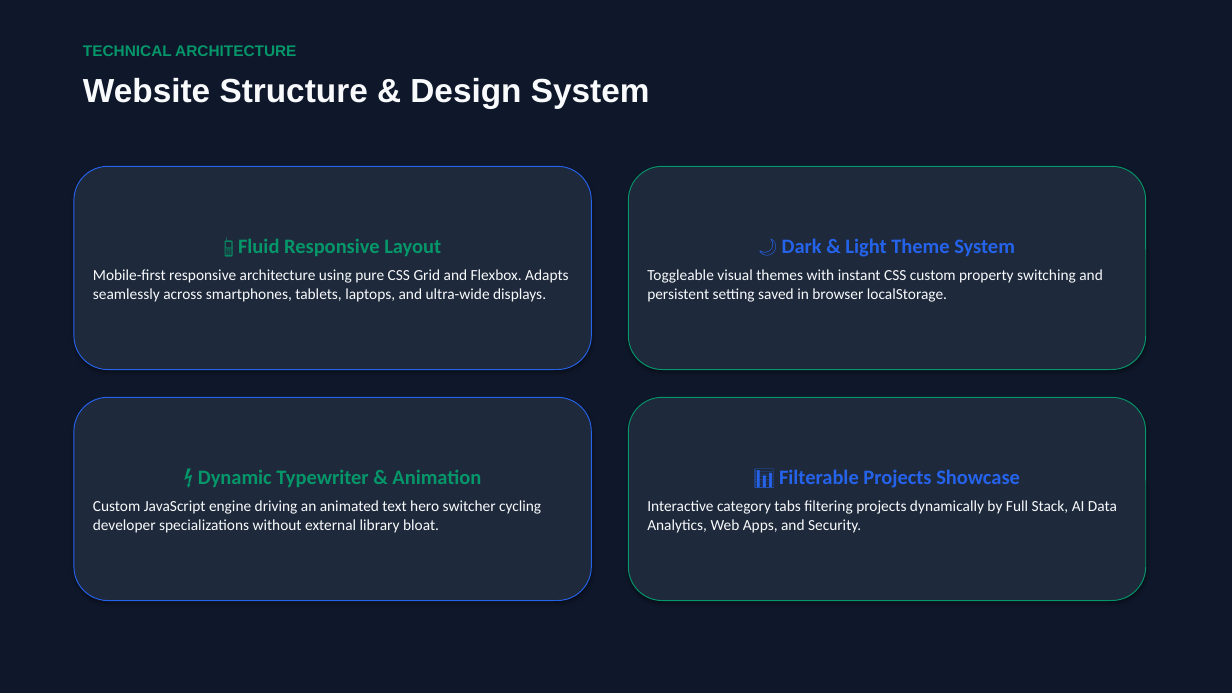
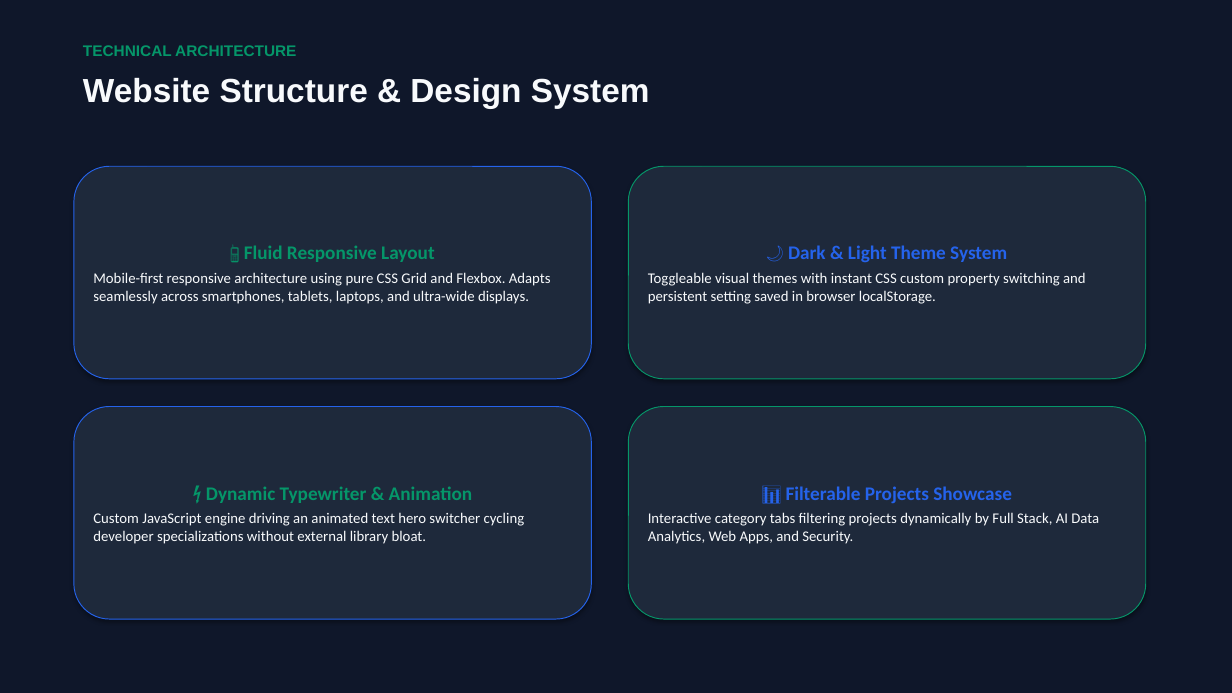
Before and after one commit to Shankarz9704/PORTFOLIO, a slide deck: slide 4 of Portfolio_Presentation_Bapanapalli_Shankar.pptx. Drawn at 1232x693 pixels with LibreOffice and Linux fonts; fonts in the diff are those of the drawing. Boxes give left, top, right and bottom in pixels: in the first picture for what was removed or moved away, otherwise in the second. Text is boxed around its words. In the diff, an @@ line names an element or a change of style, - is before the commit and + after.

```diff
--- a/Portfolio_Presentation_Bapanapalli_Shankar.pptx
+++ b/Portfolio_Presentation_Bapanapalli_Shankar.pptx
@@ rounded rectangle "📱 Fluid Responsive Layout": place and size @@
-rounded rectangle "📱 Fluid Responsive Layout" at [74, 166, 592, 370]
+rounded rectangle "📱 Fluid Responsive Layout" at [74, 166, 592, 379]
@@ rounded rectangle "📱 Fluid Responsive Layout" at [74, 166, 592, 379]: size 16 to 15 pt in "📱 Fluid Responsive Layout"; size 12 to 11.5 pt in "Mobile-first responsive architecture using pure CSS Grid ..."; less space between paragraphs @@
@@ rounded rectangle "🌙 Dark & Light Theme ...": place and size @@
-rounded rectangle "🌙 Dark & Light Theme ..." at [628, 166, 1146, 370]
+rounded rectangle "🌙 Dark & Light Theme ..." at [628, 166, 1146, 379]
@@ rounded rectangle "🌙 Dark & Light Theme ..." at [628, 166, 1146, 379]: size 16 to 15 pt in "🌙 Dark & Light Theme System"; size 12 to 11.5 pt in "Toggleable visual themes with instant CSS custom ..."; less space between paragraphs @@
@@ rounded rectangle "⚡ Dynamic Typewriter & Animation": place and size @@
-rounded rectangle "⚡ Dynamic Typewriter & Animation" at [74, 397, 592, 601]
+rounded rectangle "⚡ Dynamic Typewriter & Animation" at [74, 407, 592, 619]
@@ rounded rectangle "⚡ Dynamic Typewriter & Animation" at [74, 407, 592, 619]: size 16 to 15 pt in "⚡ Dynamic Typewriter & Animation"; size 12 to 11.5 pt in "Custom JavaScript engine driving an animated text ..."; less space between paragraphs @@
@@ rounded rectangle "📊 Filterable Projects Showcase": place and size @@
-rounded rectangle "📊 Filterable Projects Showcase" at [628, 397, 1146, 601]
+rounded rectangle "📊 Filterable Projects Showcase" at [628, 407, 1146, 619]
@@ rounded rectangle "📊 Filterable Projects Showcase" at [628, 407, 1146, 619]: size 16 to 15 pt in "📊 Filterable Projects Showcase"; size 12 to 11.5 pt in "Interactive category tabs filtering projects dynamically by ..."; less space between paragraphs @@
```
Also in this commit, not shown: 5 other slides changed, 2 other files.
